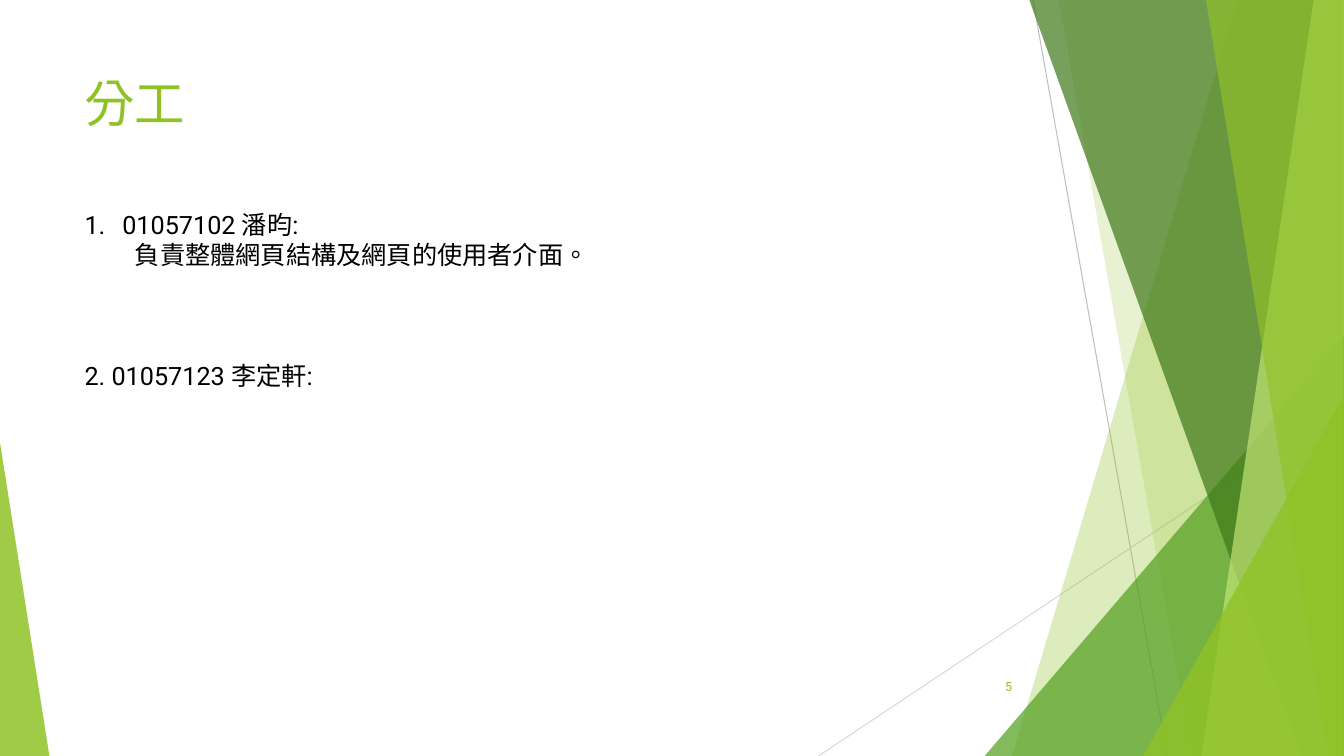
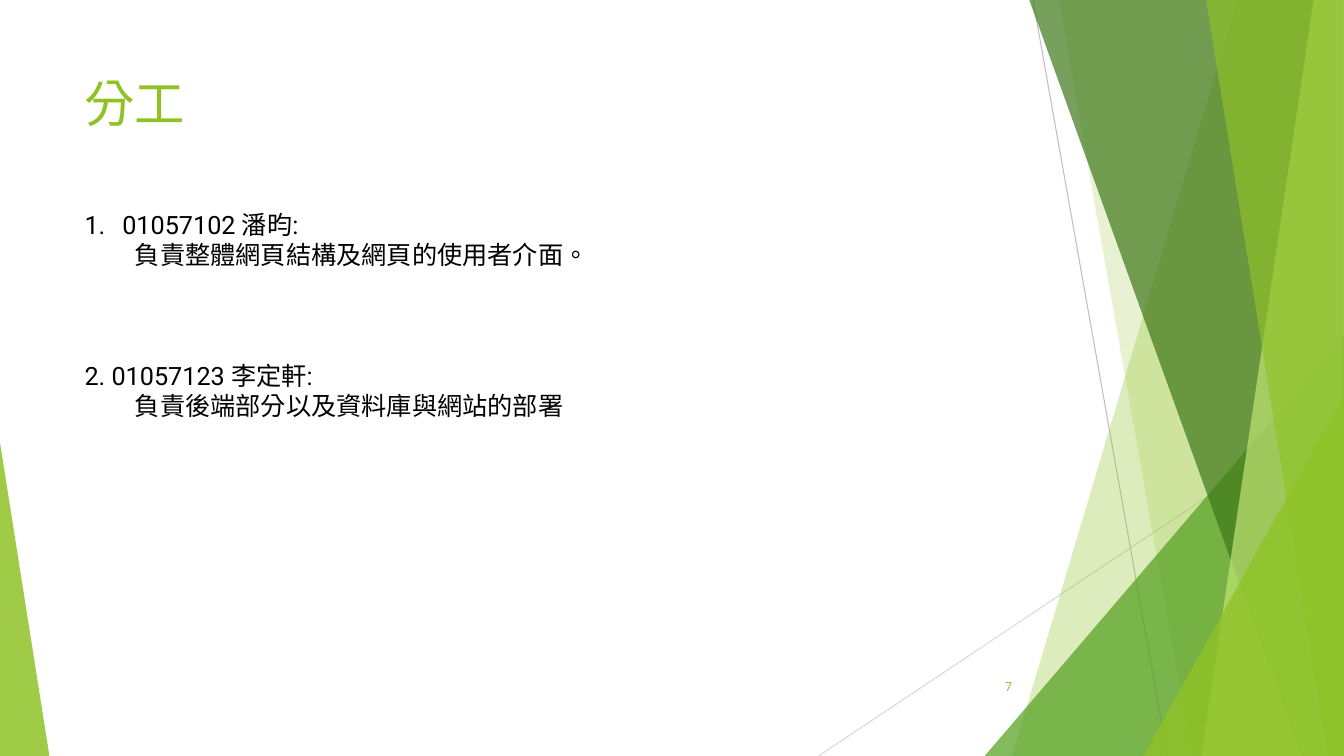
Before and after one commit to timli12/html-test, a slide deck: slide 7 of public/別擔心，我來「照」-01057102-01057123.pptx (slide 5 before the commit). Drawn at 1344x756 pixels with LibreOffice and Linux fonts; fonts in the diff are those of the drawing. Boxes give left, top, right and bottom in pixels: in the first picture for what was removed or moved away, otherwise in the second. Text is boxed around its words. In the diff, an @@ line names an element or a change of style, - is before the commit and + after.

```diff
--- a/public/別擔心，我來「照」-01057102-01057123.pptx
+++ b/public/別擔心，我來「照」-01057102-01057123.pptx
@@ text at [135, 393, 563, 417]: paragraph added @@
+負責後端部分以及資料庫與網站的部署
@@ page number at [1005, 682, 1012, 691]: text changed @@
-5
+7
```
Also in this commit, not shown: 2 other slides changed, 2 slides added, 1 other file.
